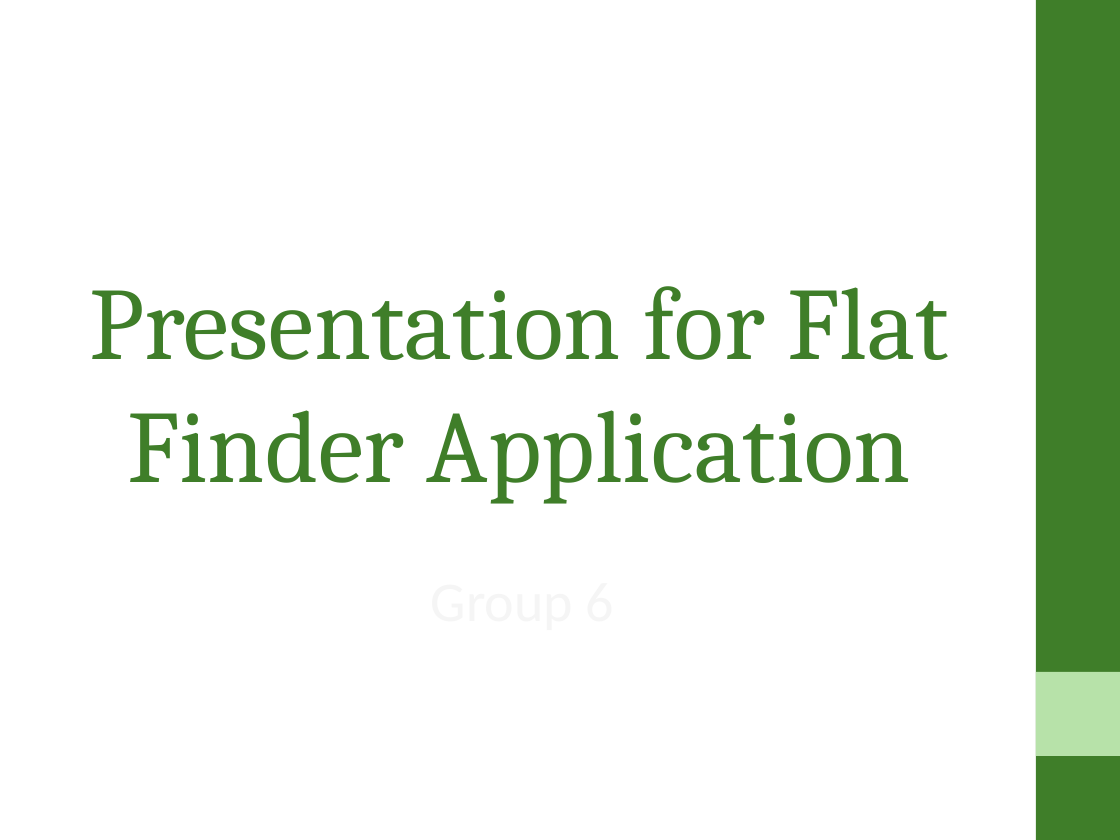
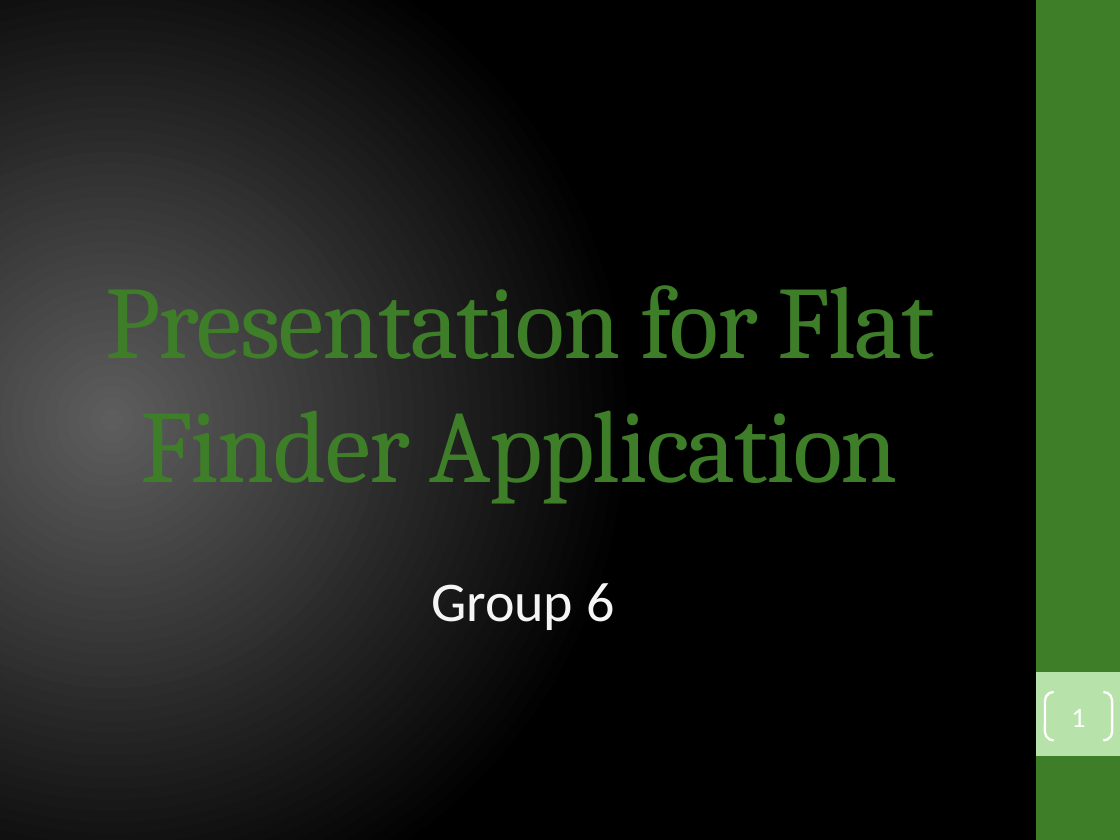
Before and after one commit to ahtif/FlatFinder, a slide deck: slide 1 of admin/presentation/Presentation for Flat Finder Application.pptx. Drawn at 1120x840 pixels with LibreOffice and Linux fonts; fonts in the diff are those of the drawing. Boxes give left, top, right and bottom in pixels: in the first picture for what was removed or moved away, otherwise in the second. Text is boxed around its words. In the diff, an @@ line names an element or a change of style, - is before the commit and + after.

Commit message:
Fixed colours

```diff
--- a/admin/presentation/Presentation for Flat Finder Application.pptx
+++ b/admin/presentation/Presentation for Flat Finder Application.pptx
@@ background #FFFFFF to gradient #5E5E5E to #000000 @@
@@ title "Presentation for Flat Finder Application" at <box>106,264,934,503</box>: letter spacing 0 to -1 pt @@
@@ subtitle added at <box>431,583,614,630</box>, 36 pt, text #F5F5F5 @@
+Group 6
@@ page number added at <box>1045,692,1112,740</box>, outline #FFFFFF 1.5 pt, 18 pt, text #FFFFFF @@
+1
```
Also in this commit, not shown: 9 other slides changed, 1 slide removed.
